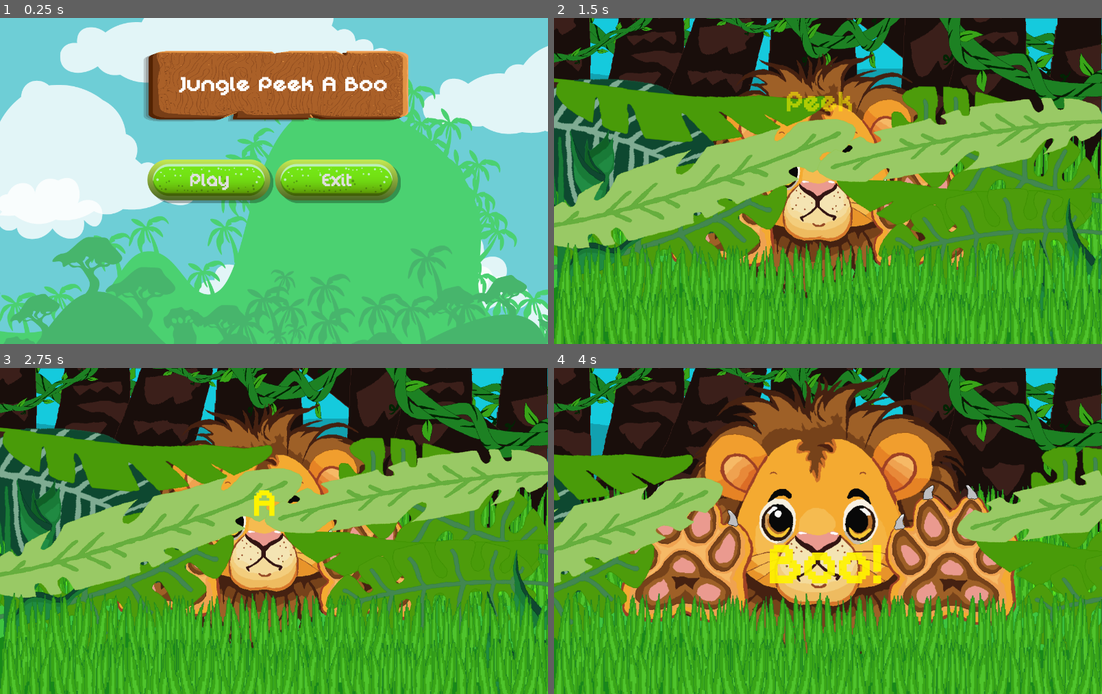
Above: before the commit, frames 1-4 (two rows, left to right).
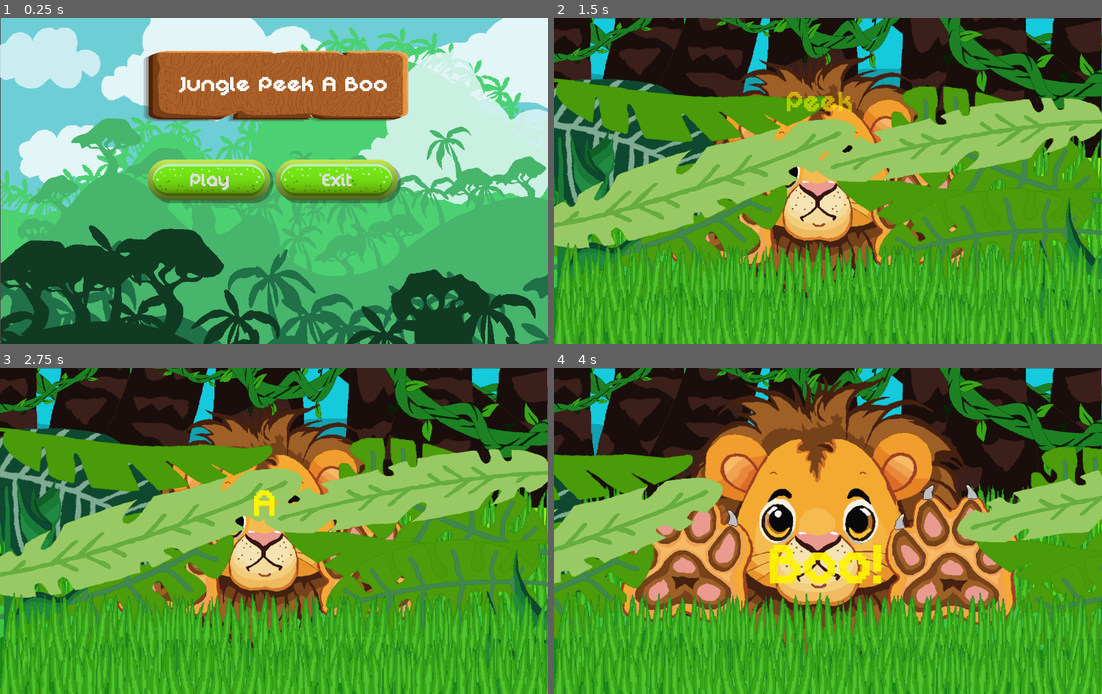
Above: after the commit, the same moments.

Repository: Ruzry/Jungle-Peek-A-Boo
Game: Godot game, scene res://Menu.tscn
The game is run twice, just before and just after one commit, with the same random seed, the same clock (stepped at 60 frames per second) and the same inputs. Sound files missing from this copy of the repository are replaced by a short silence.
Inputs (mouse positions are in pixels of both pictures, inside the frame that each line leads up to):
- Up to frame 1 (0.25 s): no input
- Up to frame 2 (1.5 s): click "Play" at 0.5 s; click (822, 184) at 1.25 s
- Up to frame 3 (2.75 s): no input
- Up to frame 4 (4 s): no input

The runs differ from the first frame. In frame 1, 62% of the frame differs, in the area x 0-100%, y 0-100%; in frame 2, 6.7%; in frame 3, 6.7%; in frame 4, 7.6%.

Commit message:
Menu & Game Scene Background Update
[IMPLEMENTATION] Removed unused assets -- Replaced Game background with lower resolution version -- Replaced Menu background with layered version --  Added cloud assets

Diff:
--- a/Game/Menu.tscn
+++ b/Game/Menu.tscn
@@ -1,12 +1,19 @@
-[gd_scene load_steps=8 format=3 uid="uid://dmlckx626usll"]
+[gd_scene load_steps=15 format=3 uid="uid://dmlckx626usll"]
 
 [ext_resource type="Script" path="res://Menu.gd" id="1_j84mj"]
 [ext_resource type="FontFile" uid="uid://dlq006xoyyp4b" path="res://Assets/Font/digital_disco/DigitalDisco.ttf" id="2_05yha"]
-[ext_resource type="Texture2D" uid="uid://biks0bi4pgabt" path="res://Assets/Art/Menu BG.png" id="2_qsgyb"]
 [ext_resource type="Texture2D" uid="uid://cjpuvjehk1jc" path="res://Assets/Art/Title BG.png" id="3_5sd05"]
 [ext_resource type="AudioStream" uid="uid://cpcp7mxmbglts" path="res://Assets/Sound/SFX/Jungle Peek A Boo Button Press sfx.wav" id="3_ner70"]
 [ext_resource type="AudioStream" uid="uid://bgjcy042kmh1s" path="res://Assets/Sound/Jungle Peek A Boo Menu BG Music.mp3" id="6_8y17c"]
+[ext_resource type="Texture2D" uid="uid://cckyxcjt2uxdj" path="res://Assets/Art/Peek A Boo Menu Background Sky.png" id="7_r5iyt"]
 [ext_resource type="Theme" uid="uid://qa5fgr0saen3" path="res://Assets/Themes/Button Theme.tres" id="8_0citp"]
+[ext_resource type="Texture2D" uid="uid://bi873tfe5jn2x" path="res://Assets/Art/Peek A Boo Cloud 0.png" id="8_agbc8"]
+[ext_resource type="Texture2D" uid="uid://cv7xugld3sgcu" path="res://Assets/Art/Peek A Boo Cloud 1.png" id="9_lyhew"]
+[ext_resource type="Texture2D" uid="uid://c12ayvfqd05j5" path="res://Assets/Art/Peek A Boo Cloud 2.png" id="10_pev2j"]
+[ext_resource type="Texture2D" uid="uid://pwfow5ht3kpe" path="res://Assets/Art/Peek A Boo Menu Middleground.png" id="11_fx1e2"]
+[ext_resource type="Texture2D" uid="uid://bpboysabobwkh" path="res://Assets/Art/Peek A Boo Cloud 0 Opaque.png" id="12_6hgll"]
+[ext_resource type="Texture2D" uid="uid://c1nb08bqm3xfe" path="res://Assets/Art/Peek A Boo Cloud 2 Opaque.png" id="13_ac5nb"]
+[ext_resource type="Texture2D" uid="uid://le7624lop8jq" path="res://Assets/Art/Peek A Boo Menu Foreground.png" id="14_whnex"]
 
 [node name="Menu" type="Control"]
 layout_mode = 3
@@ -28,10 +35,41 @@
 pitch_scale = 3.0
 bus = &"SFX"
 
-[node name="Bg" type="Sprite2D" parent="."]
-position = Vector2(670, 411)
-texture = ExtResource("2_qsgyb")
-metadata/_edit_lock_ = true
+[node name="Background" type="Sprite2D" parent="."]
+position = Vector2(672, 400)
+texture = ExtResource("7_r5iyt")
+
+[node name="BgClouds" type="Sprite2D" parent="."]
+
+[node name="PeekABooCloud0" type="Sprite2D" parent="BgClouds"]
+position = Vector2(167, 347)
+texture = ExtResource("8_agbc8")
+
+[node name="PeekABooCloud1" type="Sprite2D" parent="BgClouds"]
+position = Vector2(624, 88)
+texture = ExtResource("9_lyhew")
+
+[node name="PeekABooCloud2" type="Sprite2D" parent="BgClouds"]
+position = Vector2(1352, 96)
+texture = ExtResource("10_pev2j")
+
+[node name="Middleground" type="Sprite2D" parent="."]
+position = Vector2(672, 400)
+texture = ExtResource("11_fx1e2")
+
+[node name="FgClouds" type="Sprite2D" parent="."]
+
+[node name="PeekABooCloud0Opaque" type="Sprite2D" parent="FgClouds"]
+position = Vector2(108, 108)
+texture = ExtResource("12_6hgll")
+
+[node name="PeekABooCloud2Opaque" type="Sprite2D" parent="FgClouds"]
+position = Vector2(1221, 292)
+texture = ExtResource("13_ac5nb")
+
+[node name="Foreground" type="Sprite2D" parent="."]
+position = Vector2(672, 400)
+texture = ExtResource("14_whnex")
 
 [node name="TitleBackground" type="Sprite2D" parent="."]
 position = Vector2(675, 167)
--- a/Game/game.tscn
+++ b/Game/game.tscn
@@ -2,7 +2,6 @@
 
 [ext_resource type="Script" path="res://game.gd" id="1_55div"]
 [ext_resource type="Texture2D" uid="uid://dkmd2n424s5ta" path="res://Assets/Art/Peek A Boo Background 2.png" id="1_eqpnj"]
-[ext_resource type="Texture2D" uid="uid://c1i5qpxnlofo5" path="res://Assets/Art/Peek A Boo Background Trees Dark.png" id="2_5t0uh"]
 [ext_resource type="Texture2D" uid="uid://dyni04xa5y7fo" path="res://Assets/Art/Peek A Boo Vines.png" id="2_84ong"]
 [ext_resource type="Script" path="res://RandomAmbientSound.gd" id="2_ak0co"]
 [ext_resource type="AudioStream" uid="uid://cf2ub2n542xt8" path="res://Assets/Sound/Jungle Peek A Boo Game BG Music.mp3" id="2_jynfr"]
@@ -11,6 +10,7 @@
 [ext_resource type="Texture2D" uid="uid://ckg17eaorwp8b" path="res://Assets/Art/Peek A Boo Grass 3.png" id="4_63k0l"]
 [ext_resource type="AudioStream" uid="uid://bketymx3c1beb" path="res://Assets/Sound/SFX/Jungle Peek A Boo Rustle sfx 1.wav" id="4_kg6nk"]
 [ext_resource type="Texture2D" uid="uid://cg7rtyn73toul" path="res://Assets/Art/Peek A Boo Jungle Leaf 2.png" id="7_72kkf"]
+[ext_resource type="Texture2D" uid="uid://c3nd54epc7klx" path="res://Assets/Art/Peek A Boo Background Trees 50.png" id="7_xyfq4"]
 [ext_resource type="Texture2D" uid="uid://h0thdshsrktm" path="res://Assets/Art/Peek A Boo Jungle Leaf 5.png" id="8_24j1h"]
 [ext_resource type="Texture2D" uid="uid://dj830unopm02a" path="res://Assets/Art/Peek A Boo Jungle Leaf 1.png" id="8_qj07h"]
 [ext_resource type="Texture2D" uid="uid://dp3uwhq1eea1b" path="res://Assets/Art/Peek A Boo Jungle Leaf 3.png" id="9_tgwp3"]
@@ -38,94 +38,82 @@
 tracks/1/type = "value"
 tracks/1/imported = false
 tracks/1/enabled = true
-tracks/1/path = NodePath("../BgVines/BgVine_1:position")
+tracks/1/path = NodePath("../BgVines/BgVine_2:position")
 tracks/1/interp = 1
 tracks/1/loop_wrap = true
 tracks/1/keys = {
-"times": PackedFloat32Array(0, 0.9, 2),
-"transitions": PackedFloat32Array(1, 1, 1),
-"update": 0,
-"values": [Vector2(762, -92.9999), Vector2(762, -90), Vector2(762, -92.9999)]
+"times": PackedFloat32Array(0, 1, 2),
+"transitions": PackedFloat32Array(1, 1, 1),
+"update": 0,
+"values": [Vector2(1103, 4.29153e-05), Vector2(1100, 0), Vector2(1103, 4.29153e-05)]
 }
 tracks/2/type = "value"
 tracks/2/imported = false
 tracks/2/enabled = true
-tracks/2/path = NodePath("../BgVines/BgVine_2:position")
+tracks/2/path = NodePath("../BgVines/BgVine_2:rotation")
 tracks/2/interp = 1
 tracks/2/loop_wrap = true
 tracks/2/keys = {
-"times": PackedFloat32Array(0, 1, 2),
-"transitions": PackedFloat32Array(1, 1, 1),
-"update": 0,
-"values": [Vector2(1103, 4.29153e-05), Vector2(1100, 0), Vector2(1103, 4.29153e-05)]
+"times": PackedFloat32Array(0, 1.1, 2),
+"transitions": PackedFloat32Array(1, 1, 1),
+"update": 0,
+"values": [0.560251, 0.549779, 0.560251]
 }
 tracks/3/type = "value"
 tracks/3/imported = false
 tracks/3/enabled = true
-tracks/3/path = NodePath("../BgVines/BgVine_2:rotation")
+tracks/3/path = NodePath("../FgVines/FgVine_0:scale")
 tracks/3/interp = 1
 tracks/3/loop_wrap = true
 tracks/3/keys = {
-"times": PackedFloat32Array(0, 1.1, 2),
-"transitions": PackedFloat32Array(1, 1, 1),
-"update": 0,
-"values": [0.560251, 0.549779, 0.560251]
+"times": PackedFloat32Array(0, 0.9, 2),
+"transitions": PackedFloat32Array(1, 1, 1),
+"update": 0,
+"values": [Vector2(0.335233, 0.219615), Vector2(0.34, 0.22), Vector2(0.335233, 0.219615)]
 }
 tracks/4/type = "value"
 tracks/4/imported = false
 tracks/4/enabled = true
-tracks/4/path = NodePath("../FgVines/FgVine_0:scale")
+tracks/4/path = NodePath("../FgVines/FgVine_1:rotation")
 tracks/4/interp = 1
 tracks/4/loop_wrap = true
 tracks/4/keys = {
-"times": PackedFloat32Array(0, 0.9, 2),
-"transitions": PackedFloat32Array(1, 1, 1),
-"update": 0,
-"values": [Vector2(0.335233, 0.219615), Vector2(0.34, 0.22), Vector2(0.335233, 0.219615)]
+"times": PackedFloat32Array(0, 1, 2),
+"transitions": PackedFloat32Array(1, 1, 1),
+"update": 0,
+"values": [0.219911, 0.20944, 0.219911]
 }
 tracks/5/type = "value"
 tracks/5/imported = false
 tracks/5/enabled = true
-tracks/5/path = NodePath("../FgVines/FgVine_1:rotation")
+tracks/5/path = NodePath("../FgVines/FgVine_2:position")
 tracks/5/interp = 1
 tracks/5/loop_wrap = true
 tracks/5/keys = {
-"times": PackedFloat32Array(0, 1, 2),
-"transitions": PackedFloat32Array(1, 1, 1),
-"update": 0,
-"values": [0.219911, 0.20944, 0.219911]
+"times": PackedFloat32Array(0, 1.1, 2),
+"transitions": PackedFloat32Array(1, 1, 1),
+"update": 0,
+"values": [Vector2(15, 102), Vector2(15, 100), Vector2(15, 102)]
 }
 tracks/6/type = "value"
 tracks/6/imported = false
 tracks/6/enabled = true
-tracks/6/path = NodePath("../FgVines/FgVine_2:position")
+tracks/6/path = NodePath("../FgVines/FgVine_2:rotation")
 tracks/6/interp = 1
 tracks/6/loop_wrap = true
 tracks/6/keys = {
-"times": PackedFloat32Array(0, 1.1, 2),
-"transitions": PackedFloat32Array(1, 1, 1),
-"update": 0,
-"values": [Vector2(15, 102), Vector2(15, 100), Vector2(15, 102)]
+"times": PackedFloat32Array(0, 0.9, 2),
+"transitions": PackedFloat32Array(1, 1, 1),
+"update": 0,
+"values": [-0.39968, -0.392699, -0.39968]
 }
 tracks/7/type = "value"
 tracks/7/imported = false
 tracks/7/enabled = true
-tracks/7/path = NodePath("../FgVines/FgVine_2:rotation")
+tracks/7/path = NodePath("../FgVines/FgVine_3:scale")
 tracks/7/interp = 1
 tracks/7/loop_wrap = true
 tracks/7/keys = {
-"times": PackedFloat32Array(0, 0.9, 2),
-"transitions": PackedFloat32Array(1, 1, 1),
-"update": 0,
-"values": [-0.39968, -0.392699, -0.39968]
-}
-tracks/8/type = "value"
-tracks/8/imported = false
-tracks/8/enabled = true
-tracks/8/path = NodePath("../FgVines/FgVine_3:scale")
-tracks/8/interp = 1
-tracks/8/loop_wrap = true
-tracks/8/keys = {
 "times": PackedFloat32Array(0, 1, 2),
 "transitions": PackedFloat32Array(1, 1, 1),
 "update": 0,
@@ -960,12 +948,6 @@
 scale = Vector2(0.616045, 0.4725)
 texture = ExtResource("2_84ong")
 
-[node name="BgVine_1" type="Sprite2D" parent="BgVines"]
-position = Vector2(762, -92.9999)
-rotation = 0.560251
-scale = Vector2(1.1236, 0.63863)
-texture = ExtResource("2_84ong")
-
 [node name="BgVine_2" type="Sprite2D" parent="BgVines"]
 position = Vector2(1103, 4.29153e-05)
 rotation = 0.560251
@@ -973,9 +955,9 @@
 texture = ExtResource("2_84ong")
 
 [node name="BgTrees" type="Sprite2D" parent="."]
-position = Vector2(669, 58)
+position = Vector2(669, 171)
 scale = Vector2(1, 0.86)
-texture = ExtResource("2_5t0uh")
+texture = ExtResource("7_xyfq4")
 
 [node name="FgVines" type="Sprite2D" parent="."]
 
Binary file added: Game/Assets/Art/Peek A Boo Background Trees 50.png
Not shown, changed: Game/Assets/Art/Peek A Boo Background Trees 50.png.import
Binary file removed: Game/Assets/Art/Peek A Boo Background Trees Dark.png
Binary file removed: Game/Assets/Art/Peek A Boo Background Trees.png
Binary file removed: Game/Assets/Art/Peek A Boo Background.png
Binary file added: Game/Assets/Art/Peek A Boo Cloud 0 Opaque.png
Not shown, added: Game/Assets/Art/Peek A Boo Cloud 0 Opaque.png.import
Binary file added: Game/Assets/Art/Peek A Boo Cloud 0.png
Not shown, added: Game/Assets/Art/Peek A Boo Cloud 0.png.import
Binary file added: Game/Assets/Art/Peek A Boo Cloud 1 Opaque.png
Not shown, added: Game/Assets/Art/Peek A Boo Cloud 1 Opaque.png.import
Binary file added: Game/Assets/Art/Peek A Boo Cloud 1.png
(and 14 more such lines)
